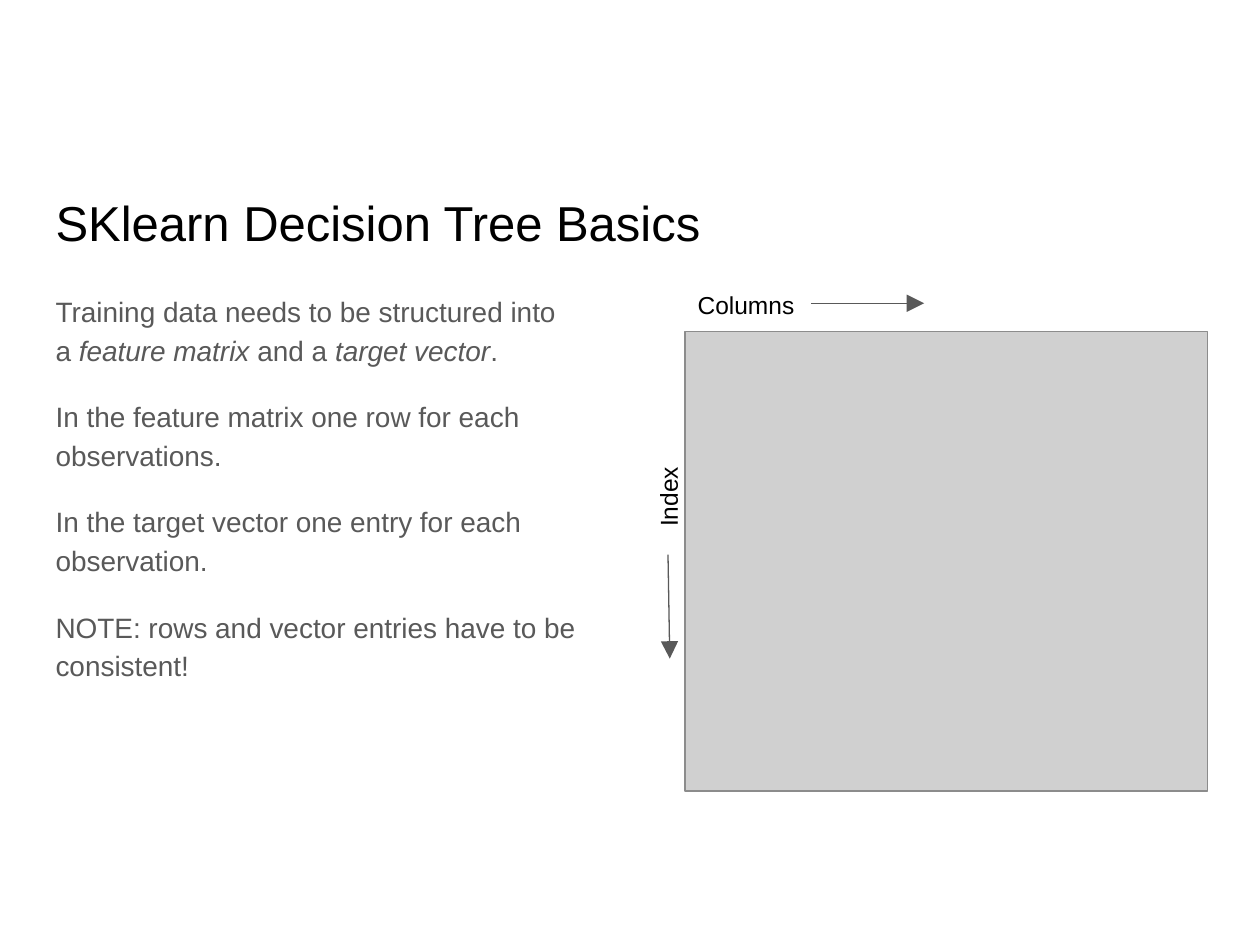
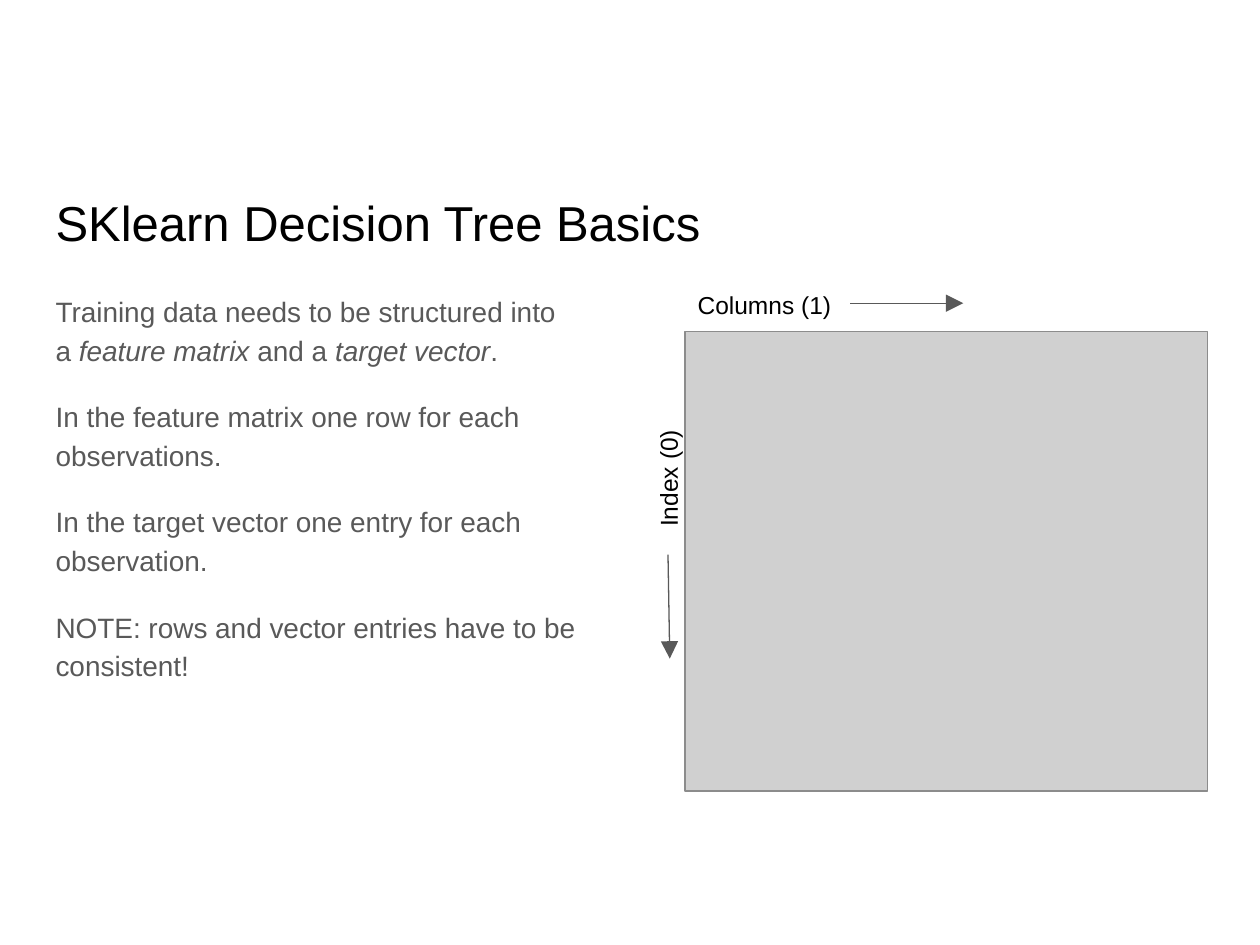
Before and after one commit to lutzhamel/CSC310, a slide deck: slide 26 of notes/06-machine-learning-basics-1.pptx. Drawn at 1260x945 pixels with LibreOffice and Linux fonts; fonts in the diff are those of the drawing; grey boxes stand for pictures. Boxes give left, top, right and bottom in pixels: in the first picture for what was removed or moved away, otherwise in the second. Text is boxed around its words. In the diff, an @@ line names an element or a change of style, - is before the commit and + after.

```diff
--- a/notes/06-machine-learning-basics-1.pptx
+++ b/notes/06-machine-learning-basics-1.pptx
@@ text at <box>698,296,831,319</box>: text changed @@
-Columns
+Columns (1)
@@ arrow moved from (811, 304) - (924, 304) to (850, 304) - (964, 304) @@
@@ text at <box>656,433,683,524</box>: text changed @@
-Index
+Index (0)
```
Also in this commit, not shown: 11 other slides changed, 2 slides added, 14 other files.
